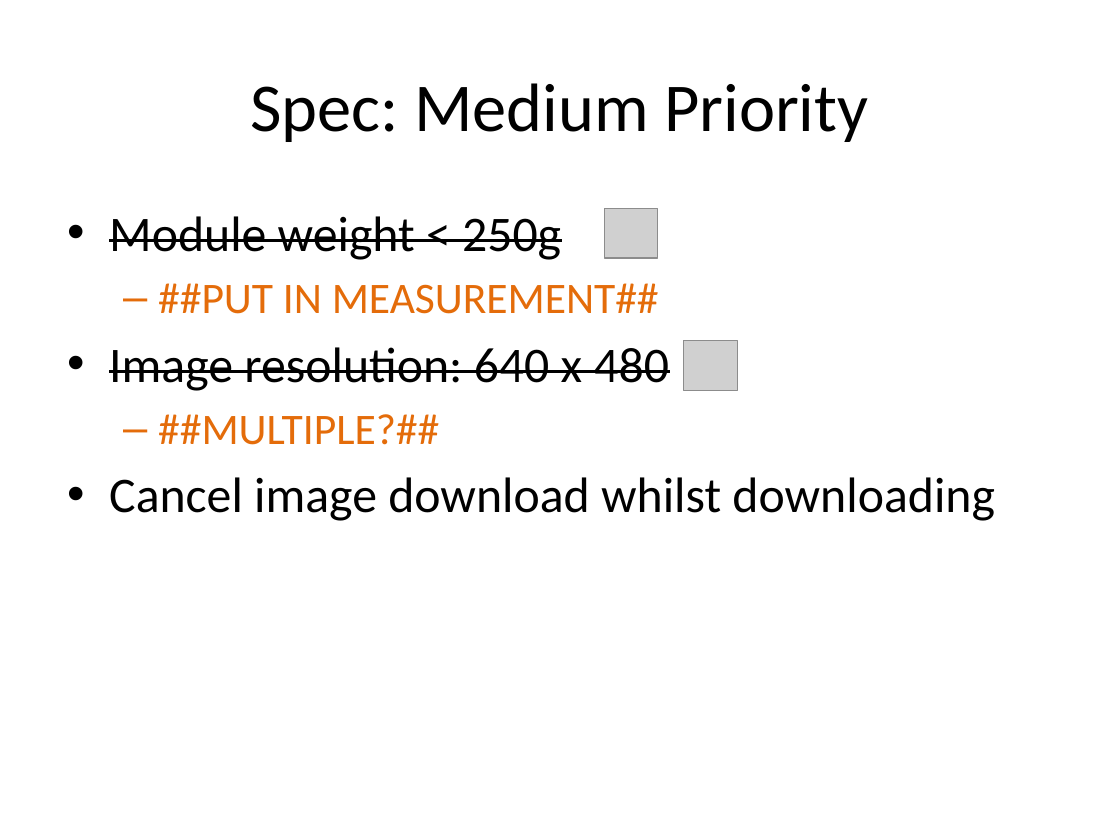
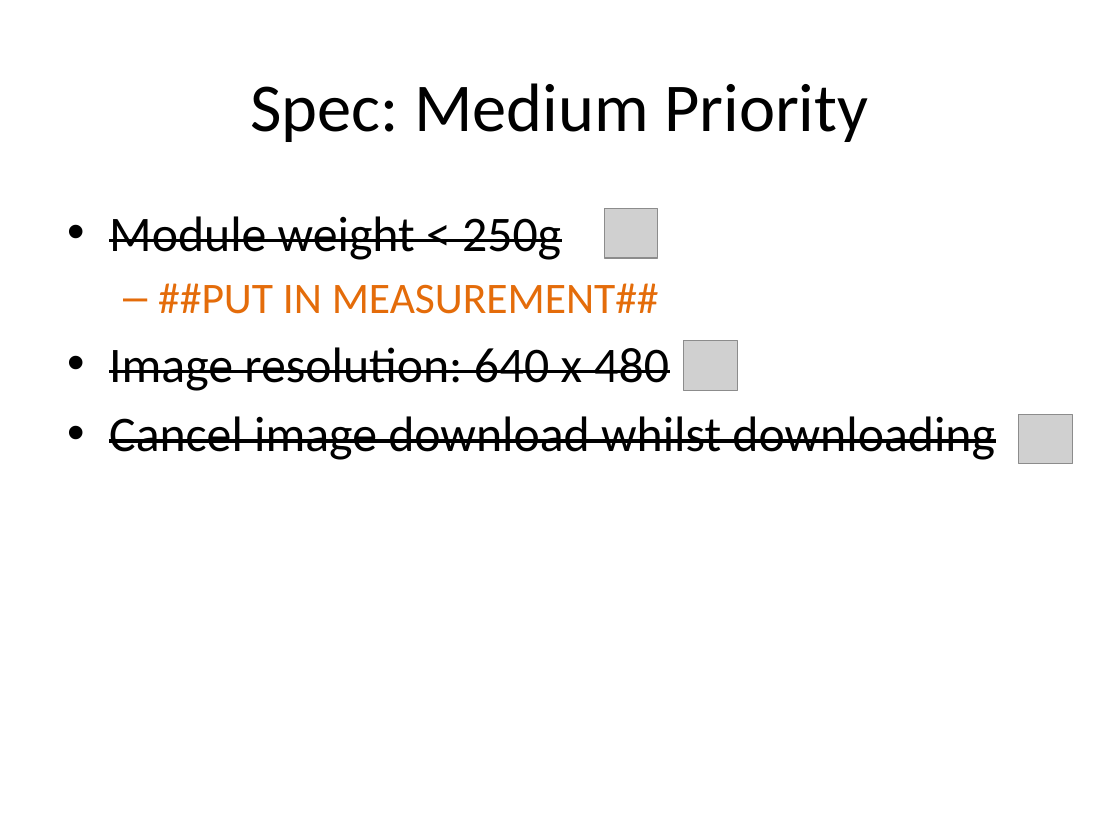
Before and after one commit to andybusse/uavcamera, a slide deck: slide 11 of documents/seminar 2/GDP Group 18 pres.pptx. Drawn at 1120x840 pixels with LibreOffice and Linux fonts; fonts in the diff are those of the drawing; grey boxes stand for pictures. Boxes give left, top, right and bottom in pixels: in the first picture for what was removed or moved away, otherwise in the second. Text is boxed around its words. In the diff, an @@ line names an element or a change of style, - is before the commit and + after.

```diff
--- a/documents/seminar 2/GDP Group 18 pres.pptx
+++ b/documents/seminar 2/GDP Group 18 pres.pptx
@@ text at box(109, 416, 995, 460): strikethrough on in "Cancel image download whilst downloading" @@
@@ text at box(158, 414, 439, 445): paragraph removed @@
-  – ##MULTIPLE?##
@@ picture added at box(1018, 414, 1072, 464) @@
```
Also in this commit, not shown: 16 other slides changed, 7 slides added, 4 slides removed, 2 other files.
